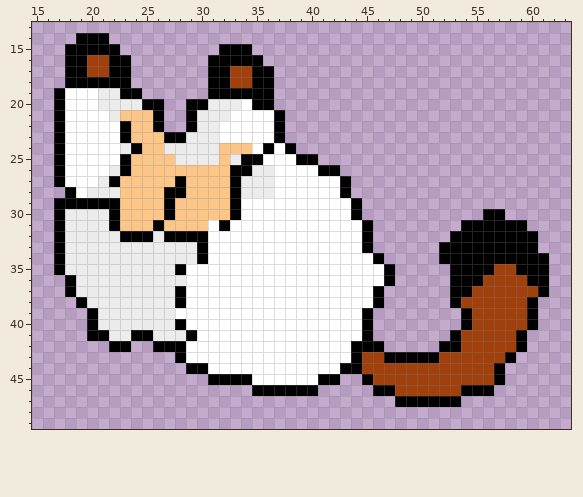
File history of a pixel-art sprite, C#2/sprites/spr_poptanuki/94a11ff1-8298-4146-8801-137a951e2588.png. Above is the file before it was changed.
The file is 64x64 pixels. Shown: x 15..63, y 13..49.
New version:
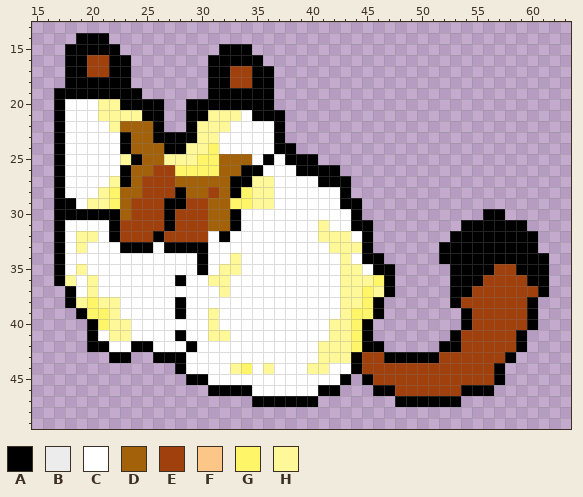
Palette (. is transparent): A #000000  B #ececec  C #ffffff  D #a3620a  E #a0410d  F #fdc689  G #fff568  H #fff899
Diff:
y 19: x 18..22 CCCBB -> AAAAA
y 20: x 21..24 BBBB -> HHAA; x 31..34 BBBC -> AAAA
y 21: x 21..25 CBFFF -> HHHHA; x 30..33 BBBC -> AHHH; x 35..36 CC -> AA
y 22: x 22..25 CAFF -> HDDD; x 30..32 BBC -> HHH
y 23: x 24..26 FFF -> DDA; x 29..31 BBB -> AHH
y 24: x 23..34 BAFFBBBBBFFF -> ADDDAAHHGCCC; x 36..37 AC -> CA
y 25: x 23..36 AFFFFBBBBFBAAC -> HADDHHHGGDDDCA; x 38 C -> A
y 26: x 22 B -> C; x 24..33 FFFFFFFFFA -> DDEEGGGGDD; x 35..36 BB -> AC; x 39..40 CC -> AA
y 27: x 21..32 BAFFFFFAFFFF -> CHADEEEDDDDD; x 34..36 BBB -> AHH; x 41..42 CC -> AA
y 28: x 17..18 .A -> AC; x 20..27 BBBFFFFA -> CHGDDEEE; x 29..32 FFFF -> DDED; x 34..36 BBB -> GHH
y 29: x 19..26 AAAAFFFF -> CHHGDEEE; x 28..36 FFFFFACCC -> AEEDDGGHH; x 43 C -> A
y 30: x 18..21 BBBB -> AAAA; x 23..26 FFFF -> DEEE; x 28..32 FFFFF -> EEEDD
y 31: x 18..21 BBBB -> CCCC; x 23..33 FFFAFFFFCAC -> EEEEAEEEDDA; x 41 C -> H; x 44 C -> A
y 32: x 18..30 BBBBBAAABAAAA -> CHHCAEEEAEEEE; x 32 C -> A; x 41..43 CCC -> HHH
y 33: x 18..29 BBBBBBBBBBBB -> CHCCCAAACAAA; x 42..44 CCC -> HHH
y 34: x 18..29 BBBBBBBBBBBB -> CCCCCCCCCCCC; x 33 C -> H; x 43 C -> H; x 45 C -> A
y 35: x 18..28 BBBBBBBBBBA -> CHCCCCCCCCC; x 30 C -> A; x 32..33 CC -> HH; x 43..44 CC -> HH; x 46 C -> A
y 36: x 17..28 .ABBBBBBBBBB -> AHCHCCCCCCCA; x 31..32 CC -> HH; x 43..46 CCCC -> HHHG
y 37: x 19..28 BBBBBBBBBA -> CHCCCCCCCC; x 32 C -> H; x 43..47 CCCA. -> HHGHA
y 38: x 18..27 .ABBBBBBBB -> AHGHHCCCCC; x 43..45 CCC -> HHG
y 39: x 19..28 .ABBBBBBBC -> AGGHCCCCCA; x 31 C -> H; x 43..46 CCA. -> HGGA
y 40: x 21..28 BBBBBBBA -> GHHCCCCC; x 31 C -> H; x 42..44 CCC -> HHG
y 41: x 21..29 ABBAABBBA -> CHHCCCCAC; x 31..32 CC -> HH; x 42..44 CCC -> HHG
y 42: x 20..29 ..AA..AAAC -> AACCAACCCA; x 41..44 CCCA -> HHHG
y 43: x 22..23 .. -> AA; x 26..27 .. -> AA; x 41..43 CCC -> HHH
y 44: x 28..30 .AA -> ACC; x 33..34 CC -> HG; x 36 C -> H; x 40..41 CC -> HH; x 43 A -> C
y 45: x 29..34 ..AAAA -> AACCCC; x 41..43 AA. -> CCA
y 46: x 31..42 ....AAAAAA.. -> AAAACCCCCCAA
y 47: x 35..40 ...... -> AAAAAA
Pixel boxes of the changes (left, top, right, bottom) in both pictures:
changed: (54, 88, 395, 407)
